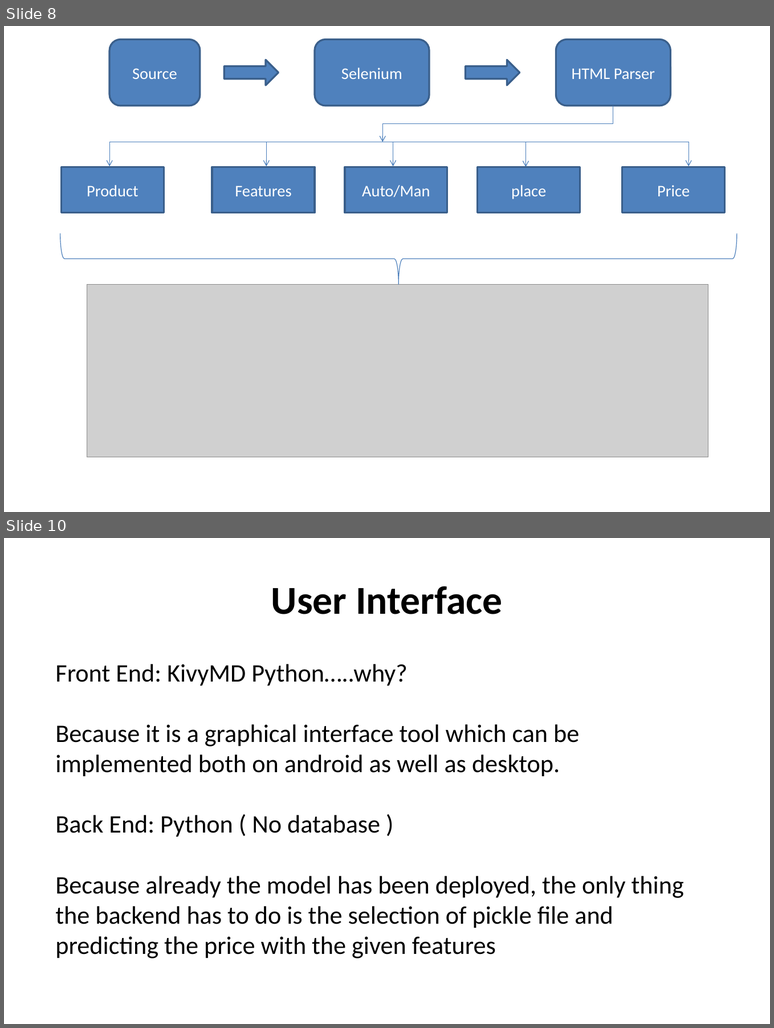
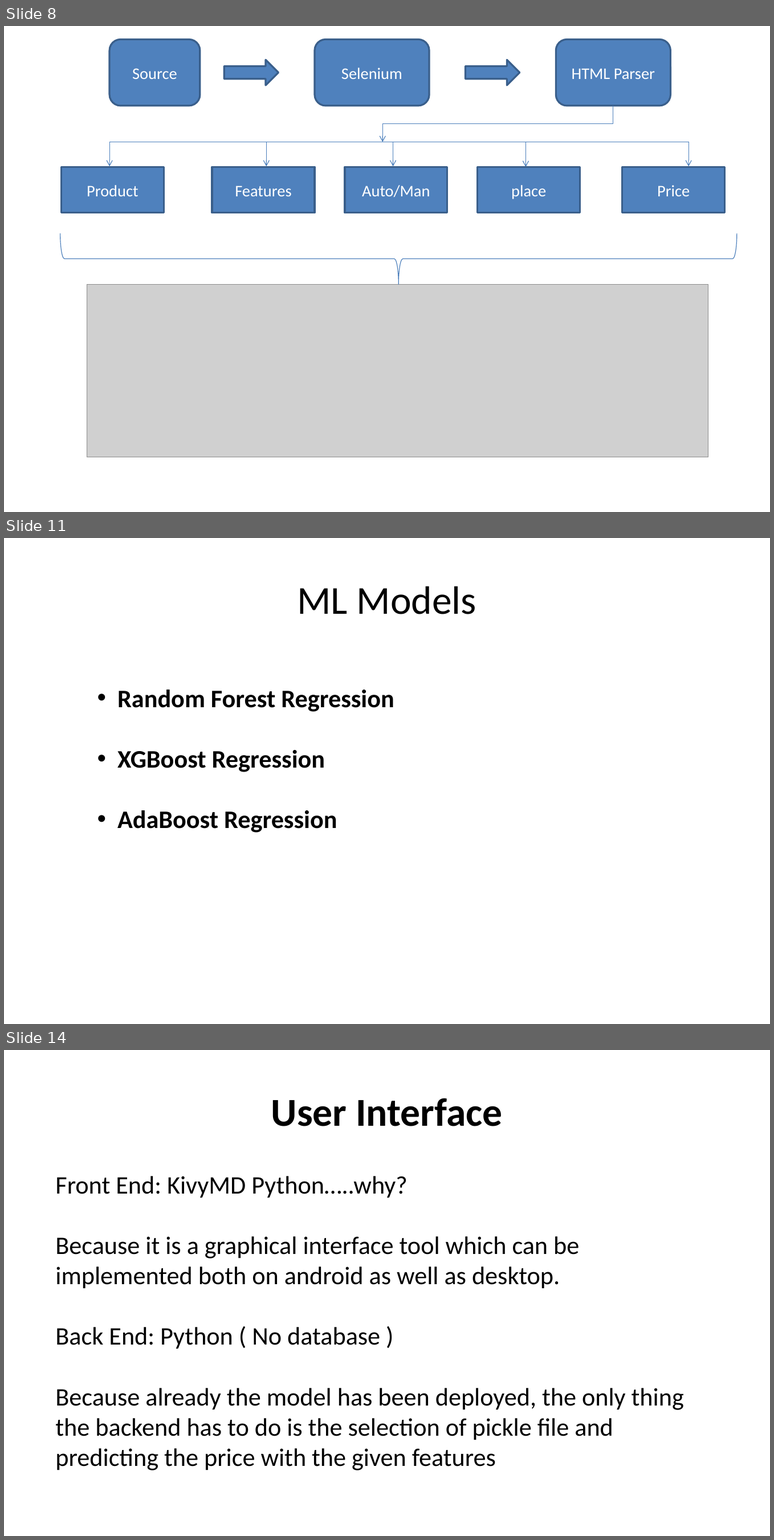
Before and after one commit to varunpanchal283/Major-Project, a slide deck: Car Resale Price Prediction.pptx. Shown one above the other, each under a label of ours: slides 8 and 10 before the commit, slides 8, 11 and 14 after it; the slides between them are not shown. The pictures are 774x1028 and 774x1540 pixels, drawn with LibreOffice and Linux fonts; fonts in the diff are those of the drawing; grey boxes stand for pictures. Boxes give left, top, right and bottom in pixels: in the first picture for what was removed or moved away, otherwise in the second. Text is boxed around its words. In the diff, an @@ line names an element or a change of style, - is before the commit and + after.

```diff
--- a/Car Resale Price Prediction.pptx
+++ b/Car Resale Price Prediction.pptx
@@ slide 11 added at (4, 538, 770, 1024), background #FFFFFF @@
@@ title added at (297, 586, 477, 614), 44 pt, text #000000 @@
+ML Models
@@ text added at (117, 690, 394, 833), 28 pt, text #000000, bold @@
+• Random Forest Regression
+• XGBoost Regression
+• AdaBoost Regression
@@ what was slide 10 is now slide 14 @@
```
Also in this commit, not shown: 3 slides changed, 4 other slides added, 2 slides removed.
